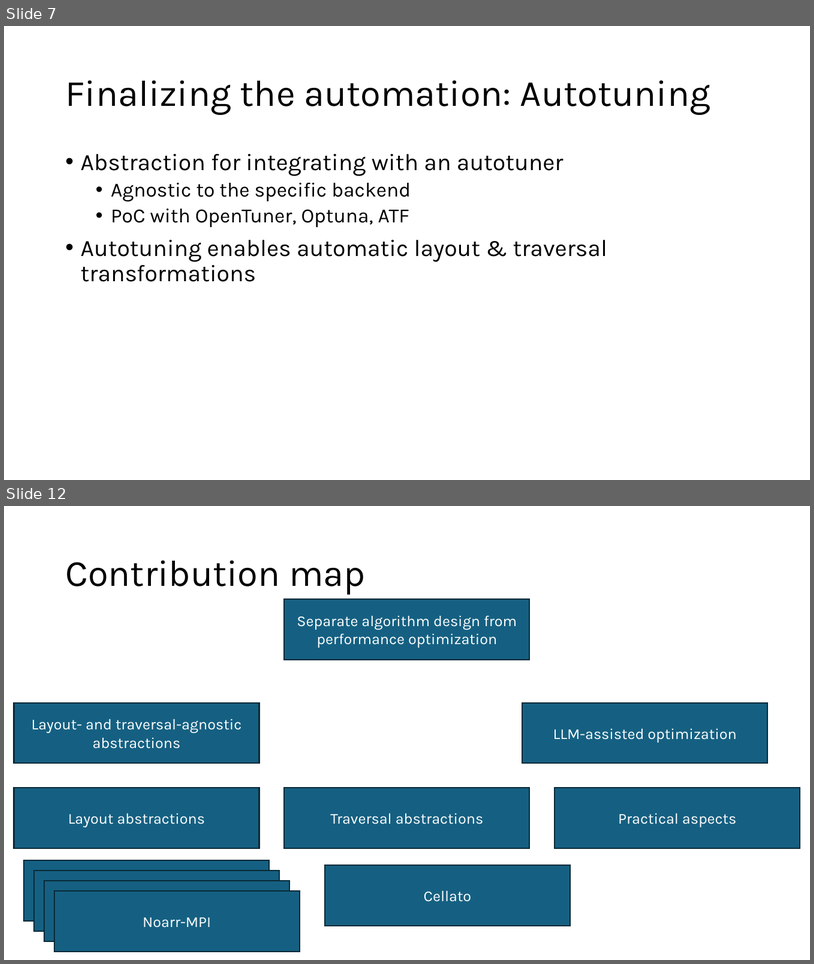
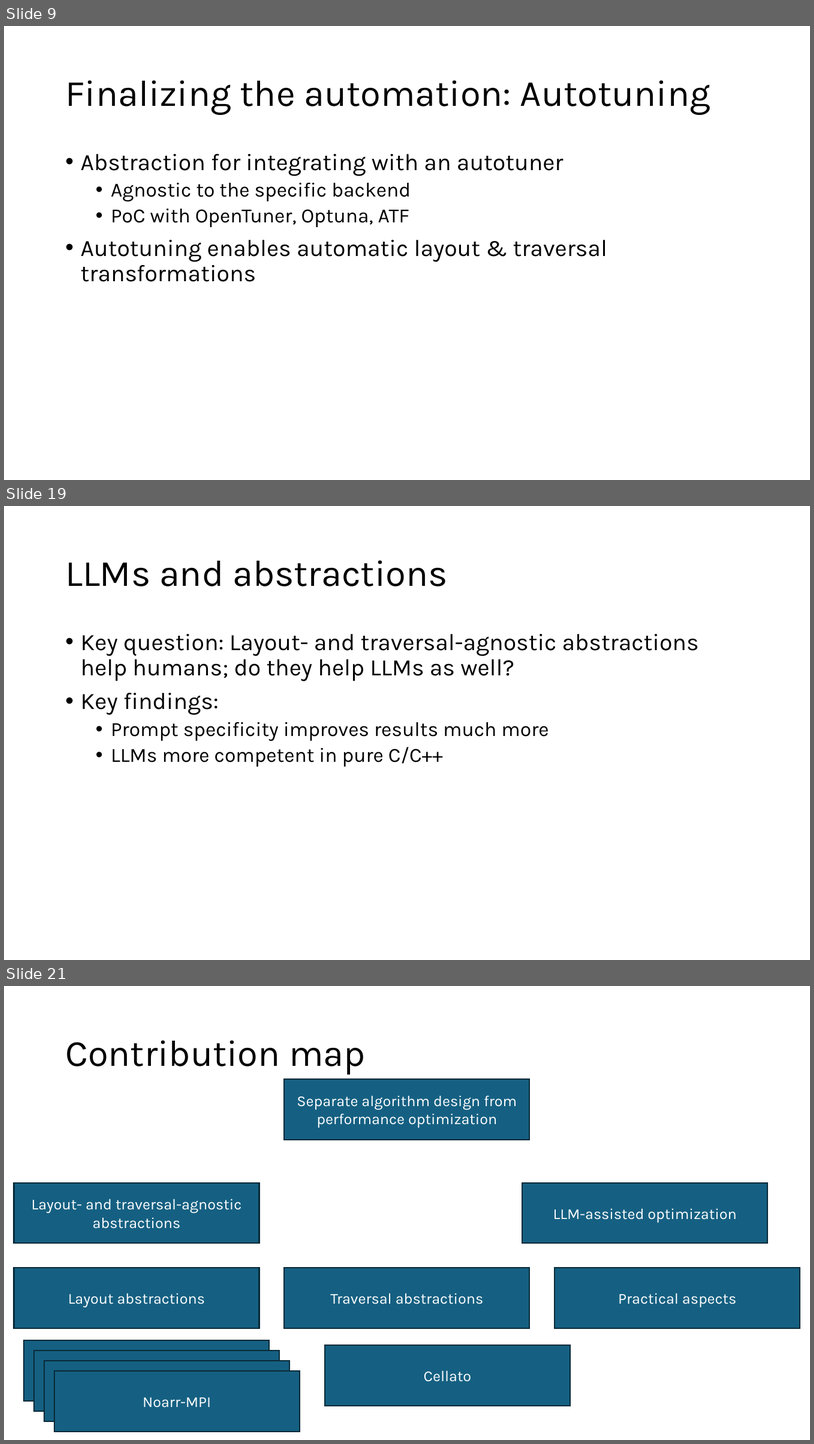
Before and after one commit to jiriklepl/phd-thesis, a slide deck: slides/Optimizing Memory Layouts and Traversal Orders in High-Performance Computing.pptx. Shown one above the other, each under a label of ours: slides 7 and 12 before the commit, slides 9, 19 and 21 after it; the slides between them are not shown. The pictures are 814x964 and 814x1444 pixels, drawn with LibreOffice and Linux fonts; fonts in the diff are those of the drawing. Boxes give left, top, right and bottom in pixels: in the first picture for what was removed or moved away, otherwise in the second. Text is boxed around its words. In the diff, an @@ line names an element or a change of style, - is before the commit and + after.

```diff
--- a/slides/Optimizing Memory Layouts and Traversal Orders in High-Performance Computing.pptx
+++ b/slides/Optimizing Memory Layouts and Traversal Orders in High-Performance Computing.pptx
@@ slide 19 added at box(4, 506, 810, 960), background #FFFFFF @@
@@ title added at box(65, 560, 447, 586), 44 pt, text #000000 @@
+LLMs and abstractions
@@ text added at box(81, 634, 699, 766), 28 pt, text #000000 @@
+• Key question: Layout- and traversal-agnostic abstractions help humans; do they help LLMs as well?
+• Key findings:
+  • Prompt specificity improves results much more
+  • LLMs more competent in pure C/C++
@@ what was slide 7 is now slide 9 @@
@@ what was slide 12 is now slide 21 @@
```
Also in this commit, not shown: 7 slides changed, 8 other slides added.
